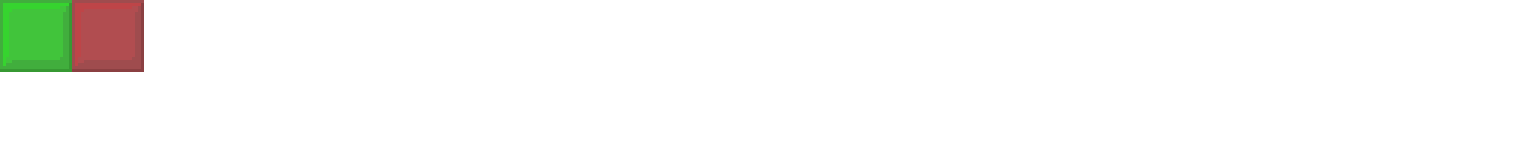
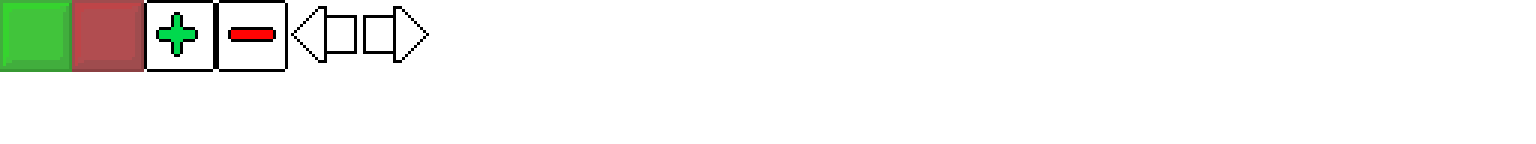
Revision of a layered 1536 × 144 image; what changed, layer by layer:
painted on "Background" over [144, 0, 429, 72]
